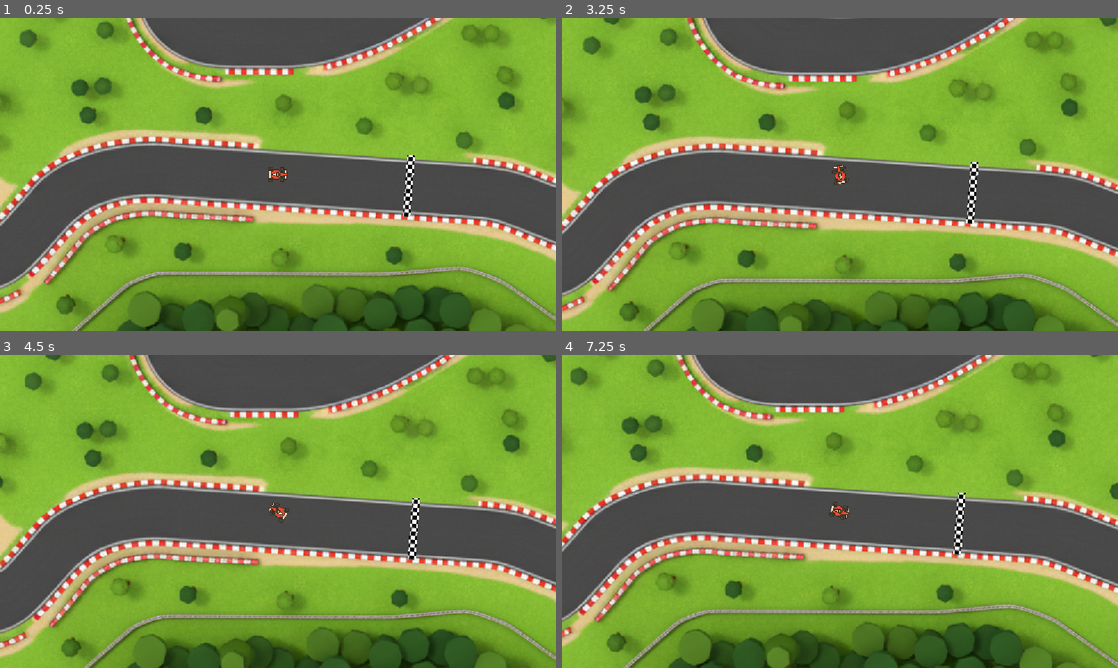
Above: before the commit, frames 1-4 (two rows, left to right).
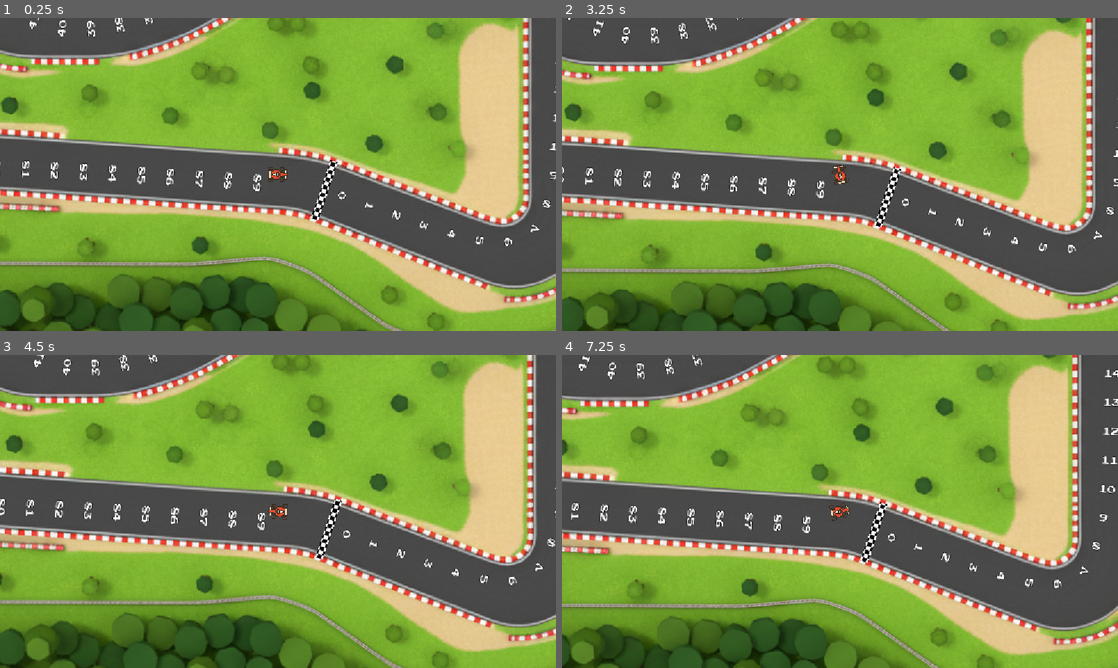
Above: after the commit, the same moments.

Repository: Pascal-Casier/godot-super-sprint-starter-main
Game: Godot game, scene res://Scenes/Track/Track.tscn
Same seed, same stepped clock (60 frames per second), same inputs: the game is played once before the commit and once after it.
Inputs:
- Up to frame 1 (0.25 s): no input
- Up to frame 2 (3.25 s): tap Enter at 0.5, 2 s; hold Right (ui_right) 0.53-1.28 s; tap Space at 1.25, 2.75 s; hold Left (ui_left) 1.28-2.03 s; hold Right (ui_right) 2.03-2.78 s; hold Up (ui_up) from 2.78 s (still down)
- Up to frame 3 (4.5 s): release Up (ui_up) at 3.53 s; hold Left (ui_left) from 3.53 s (still down)
- Up to frame 4 (7.25 s): tap Enter at 5.75 s; release Left (ui_left) at 5.78 s; hold Right (ui_right) 5.78-6.53 s; hold Up (ui_up) from 6.53 s (still down)

The runs differ from the first frame. In frame 1, 65% of the frame differs, in the area x 0-100%, y 0-100%; in frame 2, 65%; in frame 3, 65%; in frame 4, 66%.

Commit message:
fini video 9

Diff:
--- a/Scenes/Track/Track.gd
+++ b/Scenes/Track/Track.gd
@@ -5,11 +5,21 @@
 @onready var track_path: Path2D = $TrackPath
 @onready var verifications_holder: Node = $VerificationsHolder
 @onready var cars_holder: Node = $CarsHolder
+@onready var track_processor: TrackProcessor = $TrackPath/TrackProcessor
+@onready var waypoints_holder: Node = $WaypointsHolder
 
 var _track_curve : Curve2D
 
 func _ready() -> void:
+	await setup()
+
+func setup() -> void:
 	_track_curve = track_path.curve
+
+	track_processor.build_waypoint_data(waypoints_holder)
+
+	await track_processor.build_completed
+
 	for car in cars_holder.get_children():
 		if car is Car:
 			car.setup(verifications_holder.get_children().size())
--- a/Scenes/Track/Track.tscn
+++ b/Scenes/Track/Track.tscn
@@ -1,9 +1,10 @@
-[gd_scene load_steps=11 format=3 uid="uid://gqdstw6n42rk"]
+[gd_scene load_steps=12 format=3 uid="uid://gqdstw6n42rk"]
 
 [ext_resource type="Script" uid="uid://e256etg8nsqi" path="res://Scenes/Track/Track.gd" id="1_0do6f"]
 [ext_resource type="Texture2D" uid="uid://2msta3ane5h5" path="res://Assets/Images/WaterBg.png" id="1_okhpi"]
 [ext_resource type="Texture2D" uid="uid://xvjcmagfi6d2" path="res://Assets/Images/track-craft-professional-1766859469981.png" id="2_0ld5s"]
 [ext_resource type="PackedScene" uid="uid://cg1mlwxhlujj2" path="res://Scenes/Car/Car.tscn" id="3_0ld5s"]
+[ext_resource type="PackedScene" uid="uid://dknnoxlghw3qv" path="res://Scenes/TrackProcessor/TrackProcessor.tscn" id="5_2lgdg"]
 [ext_resource type="PackedScene" uid="uid://1olejsy54lgw" path="res://Scenes/OilDropper/OilDropper.tscn" id="5_vfgym"]
 [ext_resource type="Texture2D" uid="uid://dec3bup5l0rha" path="res://Assets/Images/FinishLine.png" id="6_wtm8k"]
 [ext_resource type="PackedScene" uid="uid://34fniyu6cog" path="res://Scenes/VerificationVerification/Verification.tscn" id="7_6d5m8"]
@@ -32,14 +33,14 @@
 texture = ExtResource("2_0ld5s")
 
 [node name="TrackCollision" type="Area2D" parent="."]
-collision_layer = 0
+collision_layer = 2
 
 [node name="CollisionPolygon2D" type="CollisionPolygon2D" parent="TrackCollision"]
 position = Vector2(13, 1)
 polygon = PackedVector2Array(-114, -112, -141, -66, -138, 222, -118, 255, -48, 316, -9, 409, -12, 520, -10, 571, 12, 60 …(308 unchanged characters)…
 
 [node name="CollisionPolygon2D2" type="CollisionPolygon2D" parent="TrackCollision"]
-polygon = PackedVector2Array(-403, -724, 2193, -752, 2299, 1132, -812, 1183, -637, -765, -228, -274, -311, -188, -287, 108, -283, 256, -197, 367, -137, 427, -133, 487, -148, 558, -157, 618, -99, 729, 26, 764, 169, 708, 266, 603, 332, 577, 570, 581, 1076, 611, 1520, 777, 1623, 753, 1691, 689, 1715, 584, 1700, 438, 1710, -150, 1691, -250, 1640, -319, 1560, -355, 1475, -355, 1372, -287, 834, 97, 714, 131, 602, 144, 529, 133, 489, 80, 506, 20, 538, -51, 549, -143, 508, -235, 390, -291, 257, -289, -212, -282, -487, -628)
+polygon = PackedVector2Array(-403, -724, 2193, -752, 2299, 1132, -812, 1183, -637, -765, -206, -269, -303, -156, -287, 108, -283, 256, -197, 367, -137, 427, -133, 487, -148, 558, -157, 618, -99, 729, 26, 764, 169, 708, 266, 603, 332, 577, 570, 581, 1076, 611, 1520, 777, 1623, 753, 1691, 689, 1715, 584, 1700, 438, 1710, -150, 1691, -250, 1640, -319, 1560, -355, 1475, -355, 1372, -287, 834, 97, 714, 131, 602, 144, 529, 133, 489, 80, 506, 20, 538, -51, 549, -143, 508, -235, 390, -291, 257, -289, -202, -273, -487, -628)
 
 [node name="TrackPath" type="Path2D" parent="."]
 position = Vector2(12, 0)
@@ -52,11 +53,15 @@
 oil_container = NodePath("../../OilContainer")
 drop_time_var = Vector2(300, 500)
 
+[node name="TrackProcessor" parent="TrackPath" instance=ExtResource("5_2lgdg")]
+position = Vector2(1110, 547)
+rotation = 0.28805545
+
 [node name="OilContainer" type="Node" parent="."]
 
 [node name="StartLine" type="Area2D" parent="."]
-position = Vector2(915.99994, 525)
-rotation = -1.4950461
+position = Vector2(1143.0001, 555)
+rotation = -1.2456477
 collision_layer = 0
 
 [node name="Sprite2D" type="Sprite2D" parent="StartLine"]
@@ -80,12 +85,14 @@
 [node name="CarsHolder" type="Node" parent="."]
 
 [node name="Car" parent="CarsHolder" instance=ExtResource("3_0ld5s")]
-position = Vector2(645, 501)
+position = Vector2(1047, 522)
 collision_mask = 0
 max_speed = 400.0
 friction = 350.0
 
 [node name="RaceController" parent="." instance=ExtResource("8_pxc04")]
 
+[node name="WaypointsHolder" type="Node" parent="."]
+
 [connection signal="area_entered" from="TrackCollision" to="." method="_on_track_collision_area_entered"]
 [connection signal="area_entered" from="StartLine" to="." method="_on_start_line_area_entered"]
--- /dev/null
+++ b/Scenes/TrackProcessor/TrackProcessor.gd
@@ -0,0 +1,44 @@
+extends PathFollow2D
+class_name TrackProcessor
+
+signal build_completed
+
+const WAYPOINT = preload("res://Scenes/Waypoints/Waypoint.tscn")
+
+
+@export var interval : float = 50.0
+@export var grid_space : float = 75.0
+
+var _waypoints : Array[Waypoint]
+
+func connect_waypoints() -> void:
+	var total_wp : int = _waypoints.size()
+	for i in range(total_wp):
+		var prev_ix : int = (i -1 + total_wp) % total_wp
+		var next_ix : int = (i + 1) % total_wp
+		_waypoints[i].setup(_waypoints[next_ix], _waypoints[prev_ix], i)
+
+func create_waypoint() -> Waypoint:
+	var wp : Waypoint = WAYPOINT.instantiate()
+	wp.global_position = global_position
+	wp.rotation_degrees = global_rotation_degrees + 90.0
+	return wp
+
+func generate_waypoints(holder : Node) -> void:
+	var path2d : Path2D = get_parent()
+	progress = interval
+	while progress < path2d.curve.get_baked_length() - grid_space:
+		var wp : Waypoint = create_waypoint()
+		holder.add_child(wp)
+		_waypoints.append(wp)
+		progress += interval
+	await get_tree().physics_frame
+
+
+func build_waypoint_data(holder : Node) -> void:
+	_waypoints.clear()
+	generate_waypoints(holder)
+	connect_waypoints()
+
+	for wp in _waypoints: print(wp)
+	build_completed.emit()
--- /dev/null
+++ b/Scenes/TrackProcessor/TrackProcessor.tscn
@@ -0,0 +1,9 @@
+[gd_scene load_steps=2 format=3 uid="uid://dknnoxlghw3qv"]
+
+[ext_resource type="Script" uid="uid://oucgggvbgo4q" path="res://Scenes/TrackProcessor/TrackProcessor.gd" id="1_gdbed"]
+
+[node name="TrackProcessor" type="PathFollow2D"]
+loop = false
+script = ExtResource("1_gdbed")
+interval = 60.0
+grid_space = 80.0
--- /dev/null
+++ b/Scenes/Waypoints/Waypoint.gd
@@ -0,0 +1,28 @@
+extends Node2D
+class_name Waypoint
+
+@onready var right_collision: RayCast2D = $RightCollision
+@onready var left_collision: RayCast2D = $LeftCollision
+@onready var label: Label = $Label
+
+var number : int = 0:
+	get : return number
+
+var next_waypoint : Waypoint :
+	get :
+		if !next_waypoint: printerr("WP %d no next waypoint !!" % number)
+		return next_waypoint
+
+var prev_waypoint : Waypoint :
+	get :
+		if !prev_waypoint: printerr("WP %d no prev waypoint !!" % number)
+		return prev_waypoint
+
+func setup(next_wp : Waypoint, prev_wp : Waypoint, num : int) -> void:
+	next_waypoint = next_wp
+	prev_waypoint = prev_wp
+	number = num
+	label.text = "%d" % number
+
+func _to_string() -> String:
+	return "%d next:%d prev: %d" % [number, next_waypoint.number,prev_waypoint.number]
--- /dev/null
+++ b/Scenes/Waypoints/Waypoint.tscn
@@ -0,0 +1,34 @@
+[gd_scene load_steps=4 format=3 uid="uid://bcvg51nibnl7y"]
+
+[ext_resource type="Script" uid="uid://txuxo28aqh7g" path="res://Scenes/Waypoints/Waypoint.gd" id="1_o3hnu"]
+[ext_resource type="FontFile" uid="uid://bxlbrwr83dlut" path="res://Assets/Fonts/PressStart2P-Regular.ttf" id="2_gh03i"]
+
+[sub_resource type="LabelSettings" id="LabelSettings_44ccl"]
+font = ExtResource("2_gh03i")
+font_size = 18
+outline_size = 4
+outline_color = Color(0, 0, 0, 1)
+
+[node name="Waypoint" type="Node2D"]
+script = ExtResource("1_o3hnu")
+
+[node name="RightCollision" type="RayCast2D" parent="."]
+target_position = Vector2(150, 0)
+collision_mask = 2
+collide_with_areas = true
+collide_with_bodies = false
+
+[node name="LeftCollision" type="RayCast2D" parent="."]
+target_position = Vector2(-150, 0)
+collision_mask = 2
+collide_with_areas = true
+collide_with_bodies = false
+
+[node name="Label" type="Label" parent="."]
+offset_left = -19.0
+offset_top = -8.0
+offset_right = 21.0
+offset_bottom = 15.0
+text = "00"
+label_settings = SubResource("LabelSettings_44ccl")
+horizontal_alignment = 1
--- a/project.godot
+++ b/project.godot
@@ -31,6 +31,7 @@
 [layer_names]
 
 2d_physics/layer_1="car"
+2d_physics/layer_2="track"
 
 [rendering]
 
Not shown, added: Scenes/TrackProcessor/TrackProcessor.gd.uid
Not shown, added: Scenes/Waypoints/Waypoint.gd.uid
